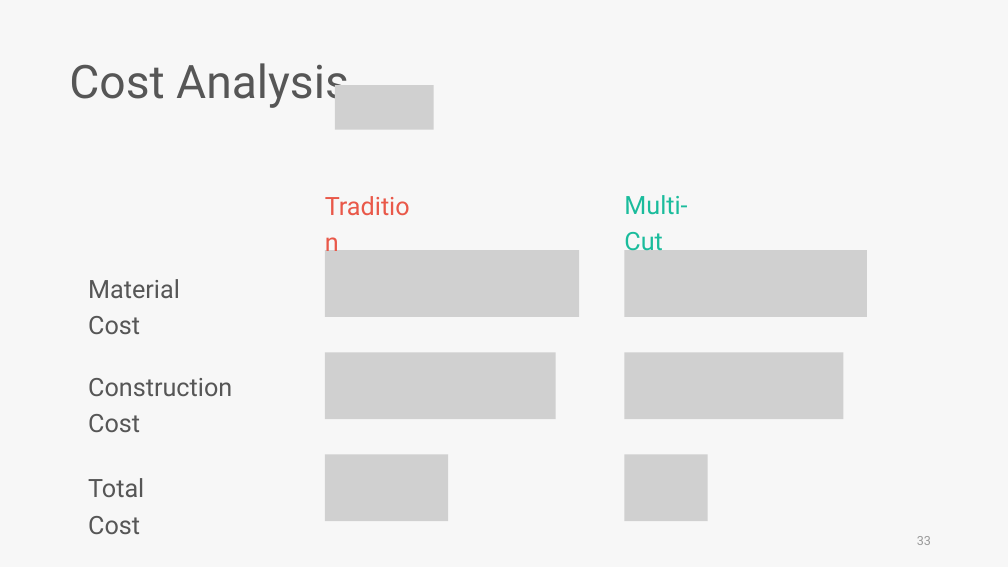
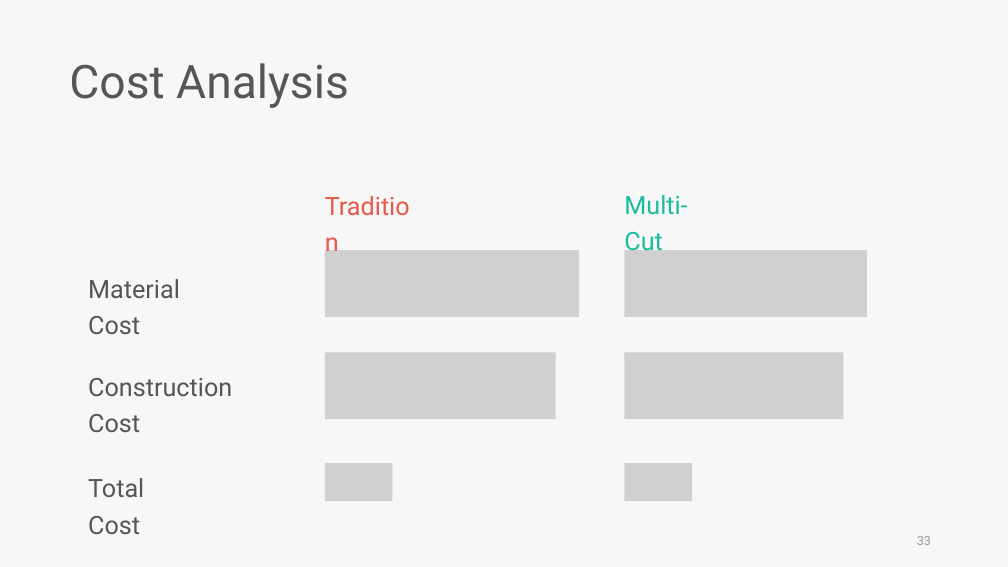
Before and after one commit to skyran1278/thesis, a slide deck: slide 33 of Meeting/20190523 Seminar/20190523 Seminar.pptx. Drawn at 1008x567 pixels with LibreOffice and Linux fonts; fonts in the diff are those of the drawing; grey boxes stand for pictures. Boxes give left, top, right and bottom in pixels: in the first picture for what was removed or moved away, otherwise in the second. Text is boxed around its words. In the diff, an @@ line names an element or a change of style, - is before the commit and + after.

```diff
--- a/Meeting/20190523 Seminar/20190523 Seminar.pptx
+++ b/Meeting/20190523 Seminar/20190523 Seminar.pptx
@@ picture removed at [335, 85, 434, 130] @@
@@ picture removed at [325, 454, 448, 521] @@
@@ picture added at [325, 464, 393, 501] @@
@@ picture removed at [625, 454, 708, 521] @@
@@ picture added at [625, 464, 693, 501] @@
```
Also in this commit, not shown: 4 other slides changed.
